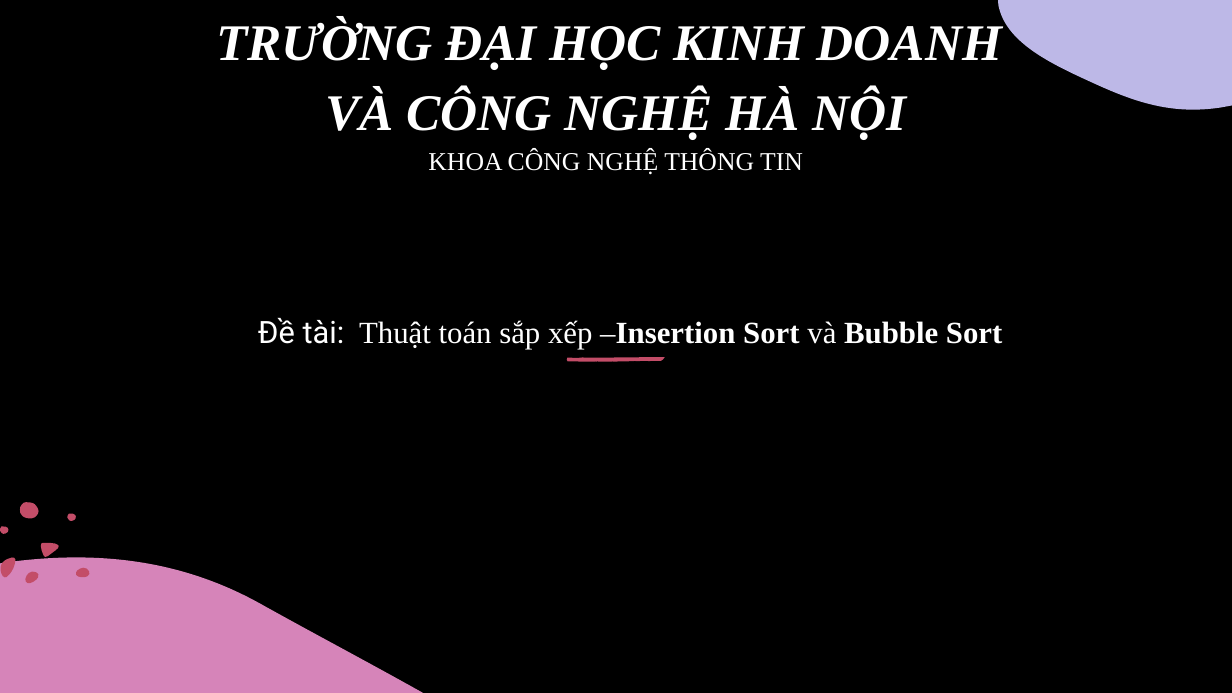
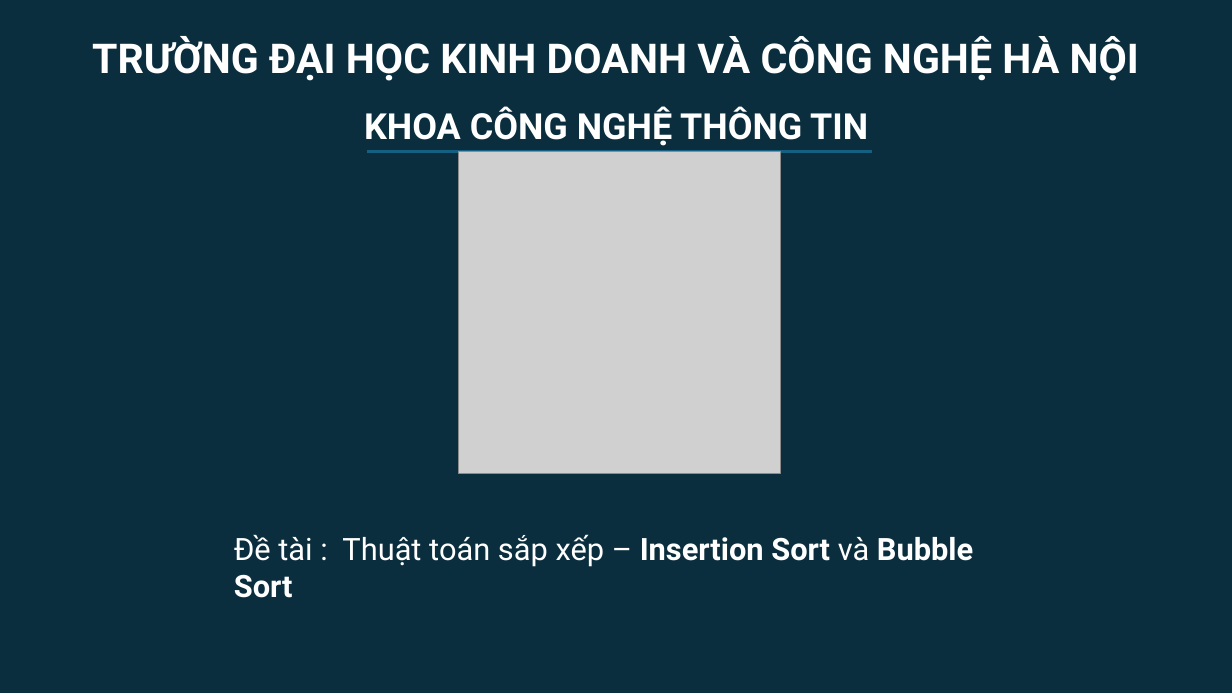
Before and after one commit to ngotuanviet/BTLDSA, a slide deck: slide 1 of ThuyetTrinh/SlideThuyetTrinh.pptx. Drawn at 1232x693 pixels with LibreOffice and Linux fonts; fonts in the diff are those of the drawing; grey boxes stand for pictures; background and template pictures are left out; a plain dark background stands for a picture behind light text. Boxes give left, top, right and bottom in pixels: in the first picture for what was removed or moved away, otherwise in the second. Text is boxed around its words. In the diff, an @@ line names an element or a change of style, - is before the commit and + after.

Commit message:
add pptx

```diff
--- a/ThuyetTrinh/SlideThuyetTrinh.pptx
+++ b/ThuyetTrinh/SlideThuyetTrinh.pptx
@@ background picture (left out) to #0A2E3E @@
@@ freeform shape removed at (x1=0, y1=0, x2=234, y2=110) @@
@@ freeform shape removed at (x1=0, y1=0, x2=234, y2=110) @@
@@ rectangle removed at (x1=0, y1=0, x2=1232, y2=693) @@
@@ text "TRƯỜNG ĐẠI HỌC KINH DOANH ..." at (x1=92, y1=36, x2=1139, y2=81): vertical alignment bottom to top @@
@@ freeform shape removed at (x1=998, y1=0, x2=1232, y2=110) @@
@@ text at (x1=92, y1=36, x2=1139, y2=81): text changed; size 40 to 32 pt; font Times New Roman to Roboto; italic off @@
-TRƯỜNG ĐẠI HỌC KINH DOANH
-VÀ CÔNG NGHỆ HÀ NỘI
+TRƯỜNG ĐẠI HỌC KINH DOANH VÀ CÔNG NGHỆ HÀ NỘI
@@ text "KHOA CÔNG NGHỆ THÔNG TIN" moved from (x1=428, y1=150, x2=803, y2=175) to (x1=364, y1=106, x2=868, y2=146) @@
@@ text "KHOA CÔNG NGHỆ THÔNG TIN" at (x1=364, y1=106, x2=868, y2=146): size 20 to 28 pt, font Times New Roman to Roboto, bold on; alignment centre to left; line spacing 1.1 to 1; less space between paragraphs @@
@@ line added from (368, 152) to (872, 152), #156082 2.25 pt @@
@@ picture added at (x1=459, y1=152, x2=781, y2=473) @@
@@ group removed at (x1=567, y1=357, x2=665, y2=361): 5 freeform shapes @@
@@ text at (x1=234, y1=534, x2=973, y2=567): text changed; font Times New Roman to Roboto @@
-Đề tài: Thuật toán sắp xếp –Insertion Sort và Bubble Sort
+Đề tài : Thuật toán sắp xếp – Insertion Sort và Bubble Sort
@@ freeform shape removed at (x1=0, y1=557, x2=423, y2=693) @@
@@ group removed at (x1=0, y1=503, x2=90, y2=584): 7 freeform shapes @@
@@ freeform shape removed at (x1=986, y1=557, x2=1232, y2=693) @@
@@ freeform shape removed at (x1=986, y1=557, x2=1232, y2=693) @@
```
Also in this commit, not shown: 81 slides added, 1 slide removed.
